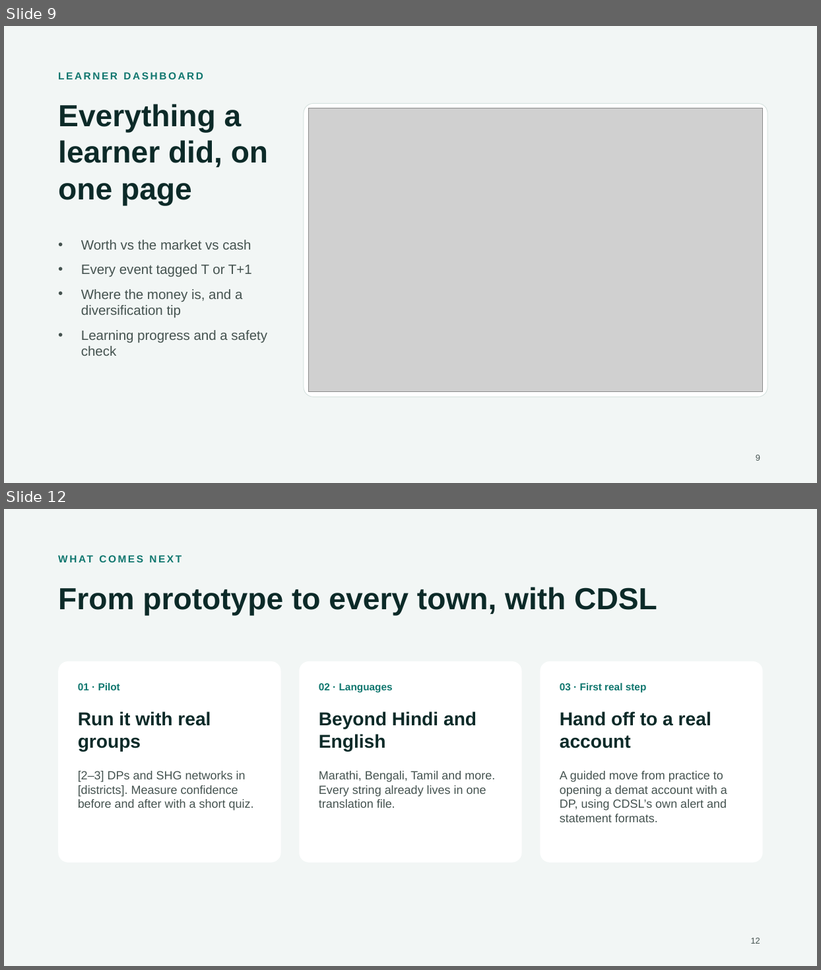
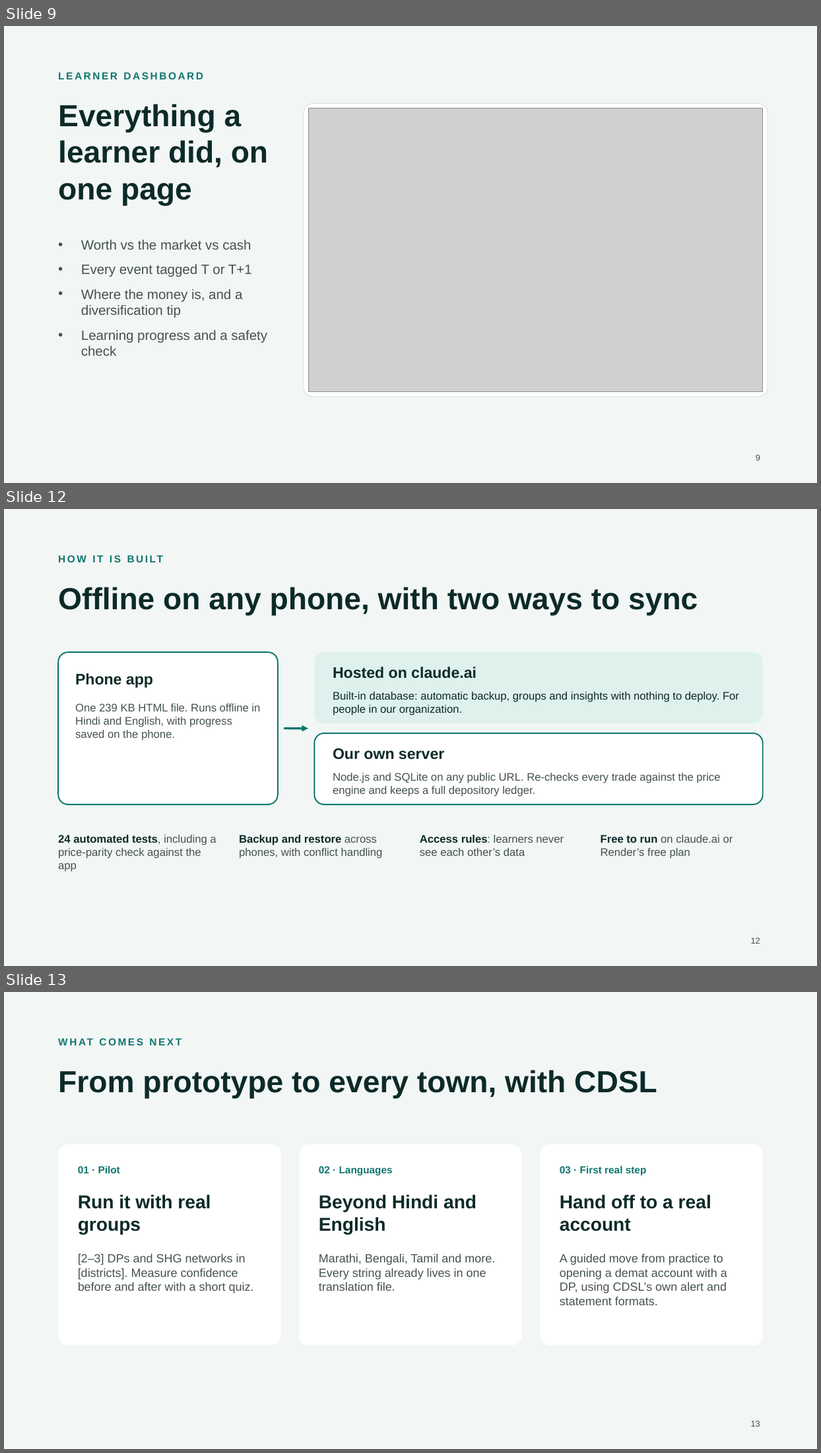
Before and after one commit to TushKum/cdsl, a slide deck: pitch/Pehla Kadam - pitch.pptx. Shown one above the other, each under a label of ours: slides 9 and 12 before the commit, slides 9, 12 and 13 after it; the slides between them are not shown. The pictures are 821x970 and 821x1453 pixels, drawn with LibreOffice and Linux fonts; fonts in the diff are those of the drawing; grey boxes stand for pictures. Boxes give left, top, right and bottom in pixels: in the first picture for what was removed or moved away, otherwise in the second. Text is boxed around its words. In the diff, an @@ line names an element or a change of style, - is before the commit and + after.

```diff
--- a/pitch/Pehla Kadam - pitch.pptx
+++ b/pitch/Pehla Kadam - pitch.pptx
@@ slide 12 added at [4,509,817,966], background #F2F6F5 @@
@@ text added at [58,553,763,576], 12 pt, text #0F766E, bold @@
+HOW IT IS BUILT
@@ title added at [58,587,698,616], 36 pt, text #0C2A28, bold @@
+Offline on any phone, with two ways to sync
@@ rounded rectangle added at [58,652,278,805], fill #FFFFFF, outline #0F766E 1.5 pt @@
@@ rounded rectangle added at [314,652,763,723], fill #DFF1ED @@
@@ text added at [333,667,477,679], 18 pt, text #0C2A28, bold @@
+Hosted on claude.ai
@@ text added at [75,673,153,688], 18 pt, text #0C2A28, bold @@
+Phone app
@@ text added at [75,704,260,741], 13 pt, text #44524F @@
+One 239 KB HTML file. Runs offline in Hindi and English, with progress saved on the phone.
@@ text added at [333,692,739,716], 13 pt, text #0C2A28 @@
+Built-in database: automatic backup, groups and insights with nothing to deploy. For people in our organization.
@@ arrow added from (284, 729) to (308, 729), #0F766E 2.5 pt @@
@@ rounded rectangle added at [314,733,763,805], fill #FFFFFF, outline #0F766E 1.5 pt @@
@@ text added at [333,749,444,760], 18 pt, text #0C2A28, bold @@
+Our own server
@@ text added at [333,773,720,797], 13 pt, text #44524F @@
+Node.js and SQLite on any public URL. Re-checks every trade against the price engine and keeps a full depository ledger.
@@ text added at [58,835,216,872], 13 pt, text #44524F @@
+24 automated tests, including a price-parity check against the app
@@ text added at [239,835,383,859], 13 pt, text #44524F @@
+Backup and restore across phones, with conflict handling
@@ text added at [420,835,564,856], 13 pt, text #44524F @@
+Access rules: learners never see each other’s data
@@ text added at [601,835,733,859], 13 pt, text #44524F @@
+Free to run on claude.ai or Render’s free plan
@@ page number added at [751,938,760,944], 10 pt, text #44524F @@
+12
@@ what was slide 12 is now slide 13 @@
@@ page number at [751,1421,760,1427]: text changed @@
-12
+13
```
Also in this commit, not shown: 1 slide changed, 1 other slide added, 1 slide removed, 1 other file.
